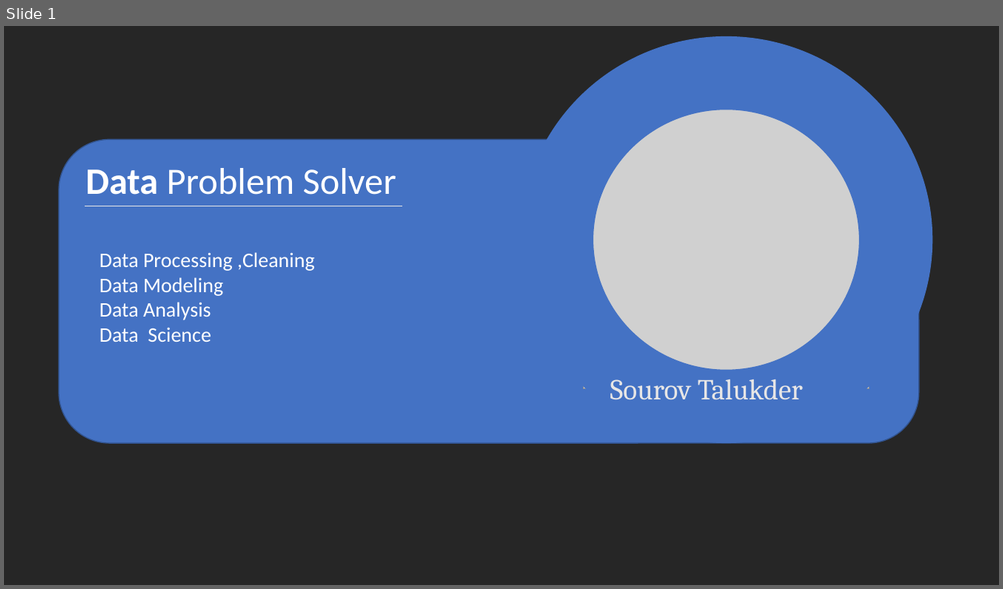
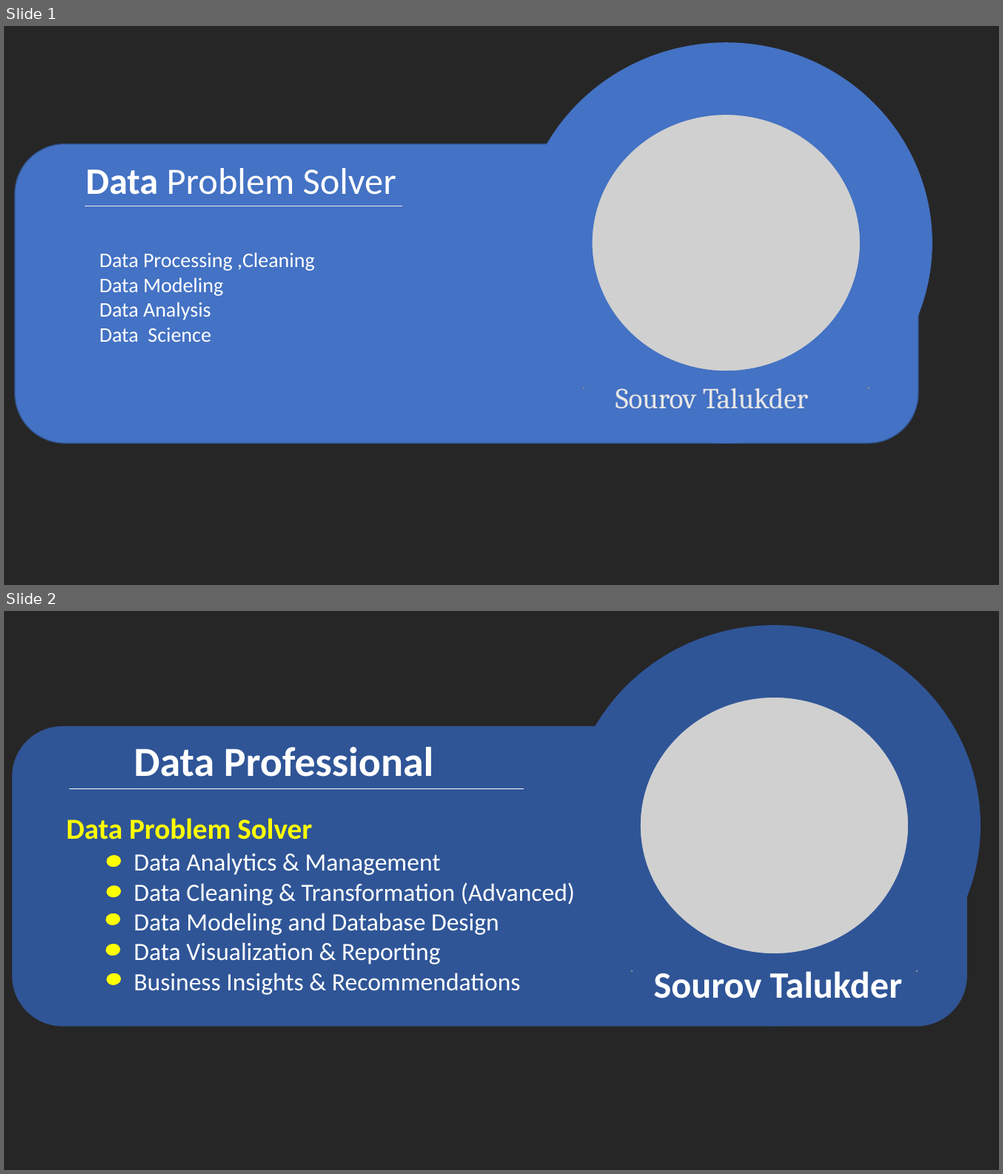
Before and after one commit to Sourov69/My-Portfolio-Website, a slide deck: Design Profile.pptx. Shown one above the other, each under a label of ours: slide 1 before the commit, slides 1 and 2 after it. The pictures are 1003x589 and 1003x1174 pixels, drawn with LibreOffice and Linux fonts; fonts in the diff are those of the drawing; grey boxes stand for pictures. Boxes give left, top, right and bottom in pixels: in the first picture for what was removed or moved away, otherwise in the second. Text is boxed around its words. In the diff, an @@ line names an element or a change of style, - is before the commit and + after.

```diff
--- a/Design Profile.pptx
+++ b/Design Profile.pptx
@@ slide 2 added at <box>4,611,999,1170</box>, background #262626 @@
@@ donut added at <box>568,625,981,1027</box>, fill #2F5597 @@
@@ picture added at <box>632,690,917,972</box> @@
@@ rounded rectangle added at <box>12,726,966,1026</box>, fill #2F5597, outline #325491 1 pt @@
@@ text added at <box>134,746,434,777</box>, 40 pt, text #FFFFFF, bold @@
+Data Professional
@@ line added from (70, 789) to (524, 789), #FFFFFF 0.5 pt @@
@@ text added at <box>66,818,312,840</box>, 28 pt, text #FFFF00, bold @@
+Data Problem Solver
@@ ellipse added at <box>105,854,122,869</box>, fill #FFFF00, outline #325491 1 pt @@
@@ text added at <box>134,853,575,995</box>, 24 pt, text #FFFFFF @@
+Data Analytics & Management
+Data Cleaning & Transformation (Advanced)
+Data Modeling and Database Design
+Data Visualization & Reporting
+Business Insights & Recommendations
@@ ellipse added at <box>105,885,122,900</box>, fill #FFFF00, outline #325491 1 pt @@
@@ ellipse added at <box>104,912,121,927</box>, fill #FFFF00, outline #325491 1 pt @@
@@ ellipse added at <box>104,943,121,957</box>, fill #FFFF00, outline #325491 1 pt @@
@@ ellipse added at <box>105,972,122,986</box>, fill #FFFF00, outline #325491 1 pt @@
@@ text added at <box>654,971,902,999</box>, 36 pt, text #FFFFFF, bold @@
+Sourov Talukder
@@ slide 1 changed as well @@
@@ donut: place and size @@
-donut at <box>520,36,932,444</box>
+donut at <box>520,42,932,444</box>
@@ rounded rectangle: place and size @@
-rounded rectangle at <box>59,139,919,443</box>
+rounded rectangle at <box>15,144,919,443</box>
@@ text "Sourov Talukder": place and size @@
-text "Sourov Talukder" at <box>610,380,802,400</box>
+text "Sourov Talukder" at <box>615,389,808,409</box>
```
Also in this commit, not shown: 4 other slides added, 13 other files.
